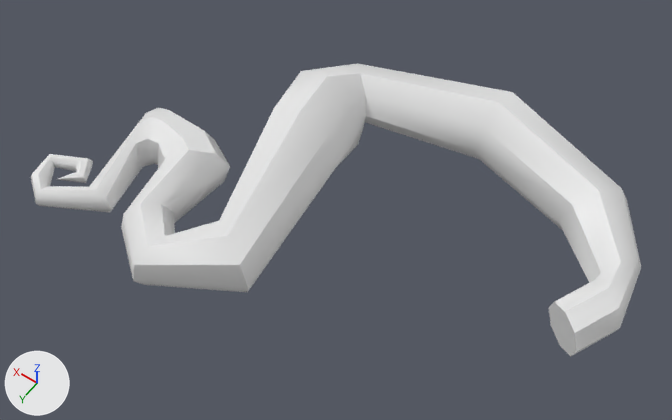
An edit to the FBX model Assets/Meshes/Wurzelwand2.fbx, drawn before and after from the same camera.
Before and after are seen from a 50 mm camera at (-0.72, 1.7, 2.55) aimed at (0.42, 0.1, 0.03). The axes (+X, +Y, +Z) are drawn at lower left. The lights are the same throughout. Where no turn or scale is listed for an object, it has been applied to the vertices.

The scene before the commit, as lines of its bpy script (objects in view):
```python
me_cylinder_001 = bpy.data.meshes.new('Cylinder.001')
me_cylinder_001.from_pydata(...)  # 176 vertices, 180 faces; spans x -0.57..1.4, y -0.64..0.7, z -0.12..0.26
# before: 0 (0.15, -0.49, 0.23) at pixel (499, 102), 1 (-0.3, -0.36, 0.2) at pixel (598, 190), 2 (0.15, -0.59, 0.2) at pixel (512, 92), 3 (-0.35, -0.44, 0.17) at pixel (621, 188), 4 (0.14, -0.64, 0.11)
# before: 5 (-0.38, -0.48, 0.09) at pixel (626, 199), 6 (0.15, -0.61, 0.02), 7 (-0.36, -0.46, 0.0), 8 (0.15, -0.52, -0.03), 9 (-0.3, -0.39, -0.05)
# before: 10 (0.16, -0.42, -0.01) at pixel (479, 159), 11 (-0.25, -0.31, -0.02) at pixel (565, 233), 12 (0.16, -0.37, 0.08) at pixel (474, 150), 13 (-0.23, -0.27, 0.06) at pixel (558, 222), 14 (0.15, -0.4, 0.18) at pixel (483, 127)
# before: 15 (-0.25, -0.29, 0.16) at pixel (572, 204)
# before: 167 (-0.47, 0.11, 0.11) at pixel (574, 332), 168 (-0.41, 0.07, 0.13) at pixel (565, 311), 169 (-0.5, 0.12, 0.05) at pixel (576, 351), 170 (-0.48, 0.11, -0.02) at pixel (570, 356), 171 (-0.43, 0.07, -0.05) at pixel (559, 345)
# before: 172 (-0.38, 0.04, -0.03) at pixel (550, 325), 173 (-0.35, 0.02, 0.03) at pixel (548, 307), 174 (-0.36, 0.04, 0.1) at pixel (554, 301), 175 (-0.42, 0.07, 0.04) at pixel (562, 329)
ob_cylinder = bpy.data.objects.new('Cylinder', me_cylinder_001)
ob_cylinder.location = (0.0, 0.0, 0.0)
```
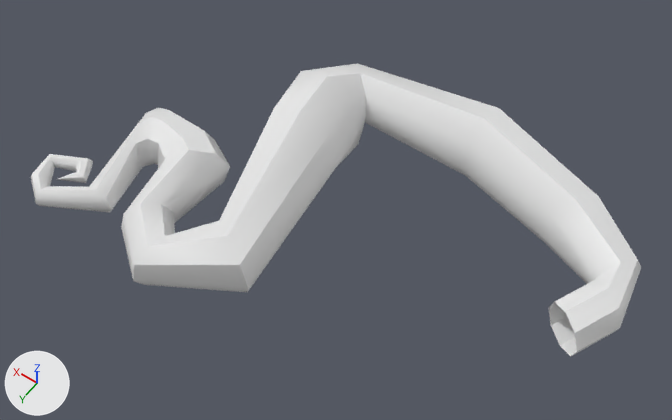
The newer file is also turned or shifted as a whole; pictures and numbers use the older file's frame.

Location of each change, [x1, y1, x2, y2] in pixels of the pictures (672 x 420 px; the box of a moved part takes in the faces that stretch with it):
part 1 of me_cylinder_001, moved or reshaped
    before: [358, 64, 641, 283]
    after: [358, 64, 638, 284]
part 2 of me_cylinder_001, deleted
    before: [549, 302, 577, 357]

Patch to the scene script:
```diff
--- a/Assets/Meshes/Wurzelwand2.fbx.py
+++ b/Assets/Meshes/Wurzelwand2.fbx.py
@@ me_cylinder_001 @@
 me_cylinder_001.from_pydata(...)  # 176 vertices, 180 faces; spans x -0.57..1.4, y -0.64..0.7, z -0.12..0.26
 # used by ob_cylinder; location = (0.0, 0.0, 0.0)
 # verts and faces of me_cylinder_001; kept vertices keep their numbers, new ones are numbered from 176
+# me_cylinder_001 part 1
+for i in [0, 2, 4, 6, 8, 14]: verts[i] += (0.0, 0.1, 0.0)
+verts[1] = (-0.26, -0.28, 0.2)  # moved, pixel (575, 198)
+verts[9] = (-0.26, -0.31, -0.05)  # moved
+verts[3] = (-0.31, -0.36, 0.18)  # moved, pixel (598, 196)
+verts[5] = (-0.33, -0.4, 0.09)  # moved, pixel (604, 207)
+verts[7] = (-0.31, -0.38, 0.0)  # moved
+verts[10] = (0.16, -0.33, -0.01)  # moved, pixel (465, 175)
+verts[12] = (0.16, -0.28, 0.08)  # moved, pixel (460, 167)
+verts[11] = (-0.21, -0.24, -0.02)  # moved, pixel (543, 241)
+verts[13] = (-0.18, -0.2, 0.07)  # moved, pixel (536, 231)
+verts[15] = (-0.2, -0.22, 0.16)  # moved, pixel (549, 213)
+# me_cylinder_001 part 2
+delete_vertices([175])  # with the faces that use them
```
